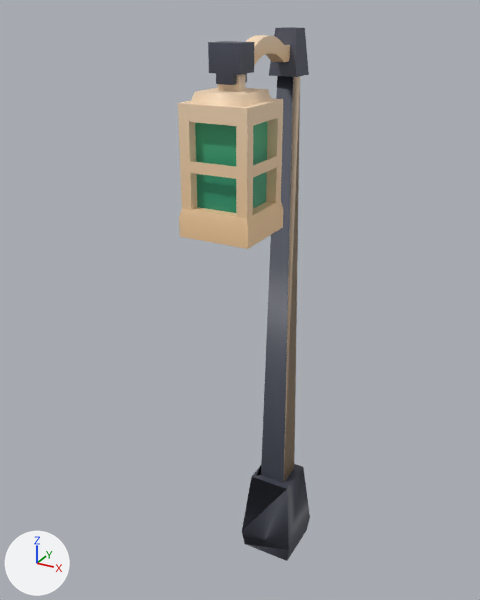
The FBX model Assets/3D Assets/kenney_graveyard-kit/lightpost-single.fbx, before and after one commit.
Before and after are seen from a camera (50 mm lens) standing at (0.606, -1.311, 1.355) and looking at (-0.053, -0.112, 0.756). Lighting does not change. The marker at lower left points along +X, +Y and +Z. Where no turn or scale is listed for an object, it has been applied to the vertices.

Before the edit, the objects in view are built like this:
```python
me_scene = bpy.data.meshes.new('Scene')
me_scene.from_pydata(...)  # 190 vertices, 370 faces; spans x -0.073..0.073, y -0.311..0.071, z 0.0..1.319
me_scene.materials.append(mat_colormap)  # picture img_colormap_png
ob_lightpost_single = bpy.data.objects.new('lightpost_single', me_scene)
ob_lightpost_single.location = (0.0, 0.0, 0.0)
```
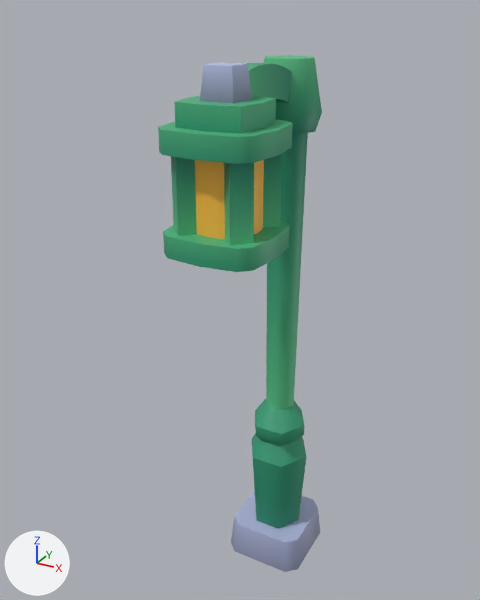
What the commit changed:
me_scene is used by ob_lightpost_single; location (0.0, 0.0, 0.0).
me_scene had 190 vertices, 370 faces and spanned x -0.073..0.073, y -0.311..0.071, z 0.0..1.319.
me_scene now has 230 vertices, 352 faces and spans x -0.104..0.104, y -0.363..0.102, z 0.0..1.267.
me_scene part 1: the loose piece of 86 vertices spanning x -0.073..0.073, y -0.311..-0.165, z 0.959..1.251 is rebuilt with 16 vertices and now spans x -0.065..0.065, y -0.324..-0.194, z 0.972..1.12.
me_scene part 2: the loose piece of 28 vertices spanning x -0.071..0.071, y -0.07..0.071, z 0.0..1.319 is rebuilt with 44 vertices and now spans x -0.08..0.08, y -0.069..0.069, z 0.09..1.119.
me_scene part 3: the loose piece of 60 vertices spanning x -0.014..0.013, y -0.212..-0.022, z 1.257..1.308 is deleted.
Part 4, on me_scene:
16 vertices are removed from x -0.031..0.031, y -0.265..-0.212, z 1.233..1.301.
28 faces are deleted.
106 vertices are added at x -0.104..0.104, y -0.363..0.066, z 0.929..1.267.
20 new vertices lie (0.0, 0.0, 0.043) away from vertices in x -0.104..0.104, y -0.363..-0.154, z 0.929..1.164.
16 new vertices lie (0.0, 0.0, 0.148) away from vertices in x -0.085..0.085, y -0.344..-0.174, z 0.972.
12 new vertices lie (0.0, 0.0, 0.044) away from vertices in x -0.104..0.104, y -0.363..-0.154, z 1.12.
236 new faces join them.
Part 5, on me_scene:
16 vertices are added at x -0.102..0.102, y -0.102..0.102, z 0.0..0.09.
28 new faces join them.

Changed parts and their boxes (x1, y1, x2, y2) in the pictures (480 x 600 px):
'lightpost_single', reshaped (24% wider)
    before: (178, 27, 310, 561)
    after: (158, 55, 322, 572)
part 1 of me_scene, rebuilt
    before: (178, 74, 283, 249)
    after: (195, 160, 264, 239)
part 2 of me_scene, rebuilt (16% narrower, 26% shorter)
    before: (242, 27, 310, 561)
    after: (251, 133, 308, 529)
part 3 of me_scene, deleted (beige)
    before: (246, 35, 290, 65)
part 4 of me_scene, built on
    before: (208, 41, 254, 85)
    after: (158, 55, 322, 272)
part 5 of me_scene, added (blue)
    after: (231, 491, 320, 572)
